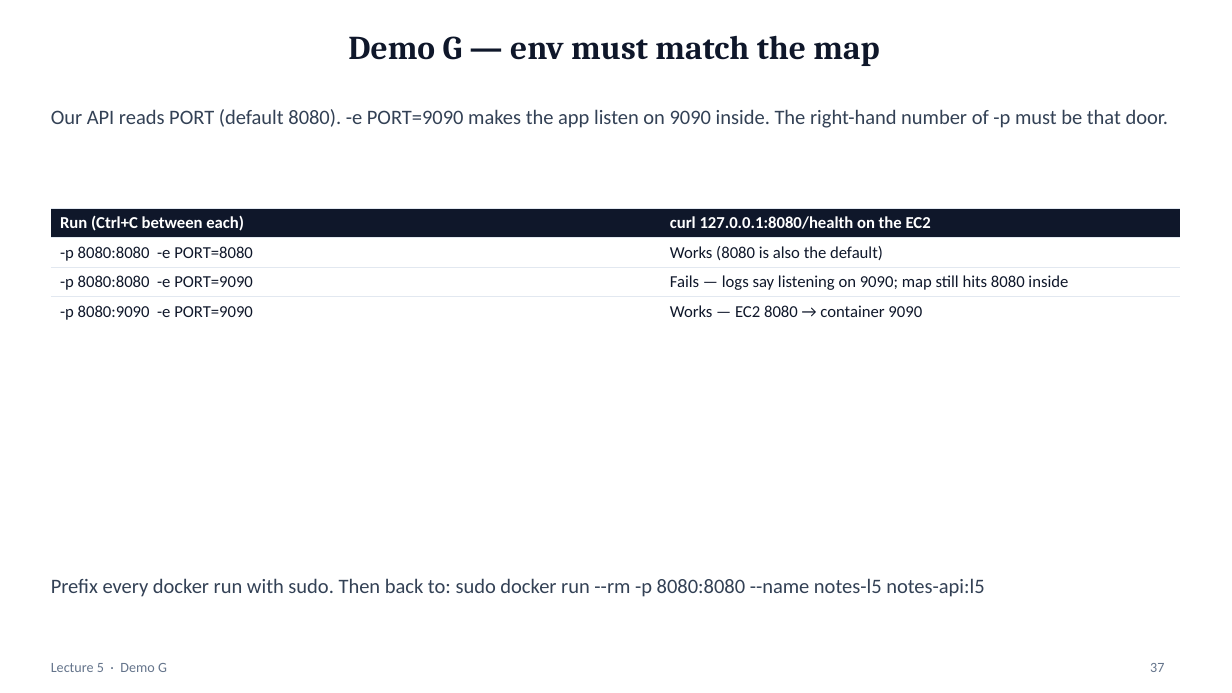
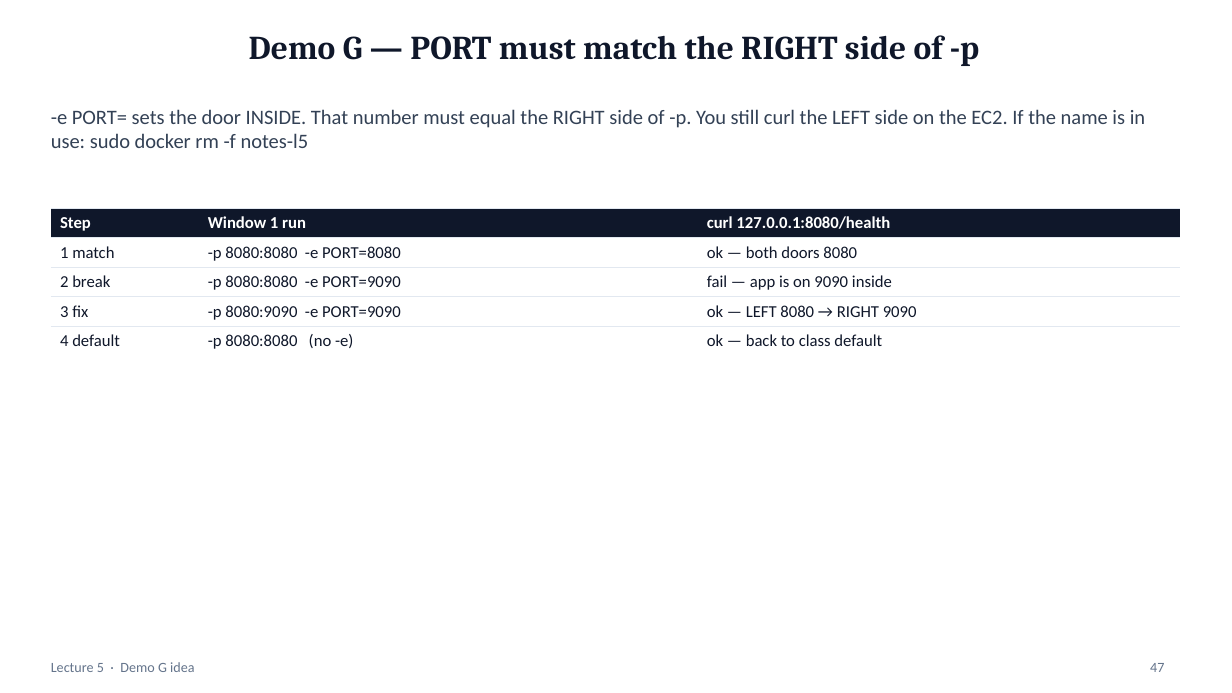
Before and after one commit to mayurb99/Devops_Beginners, a slide deck: slide 47 of lec-05/presentation/lec-05-docker.pptx (slide 37 before the commit). Drawn at 1232x693 pixels with LibreOffice and Linux fonts; fonts in the diff are those of the drawing. Boxes give left, top, right and bottom in pixels: in the first picture for what was removed or moved away, otherwise in the second. Text is boxed around its words. In the diff, an @@ line names an element or a change of style, - is before the commit and + after.

```diff
--- a/lec-05/presentation/lec-05-docker.pptx
+++ b/lec-05/presentation/lec-05-docker.pptx
@@ title at (249,35,979,66): text changed @@
-Demo G — env must match the map
+Demo G — PORT must match the RIGHT side of -p
@@ text at (51,109,1145,148): text changed @@
-Our API reads PORT (default 8080). -e PORT=9090 makes the app listen on 9090 inside. The right-hand number of -p must be that door.
+-e PORT= sets the door INSIDE. That number must equal the RIGHT side of -p. You still curl the LEFT side on the EC2. If the name is in use: sudo docker rm -f notes-l5
@@ table at (51,208,1180,353) @@
-Run (Ctrl+C between each) | curl 127.0.0.1:8080/health on the EC2
--p 8080:8080 -e PORT=8080 | Works (8080 is also the default)
--p 8080:8080 -e PORT=9090 | Fails — logs say listening on 9090; map still hits 8080 inside
--p 8080:9090 -e PORT=9090 | Works — EC2 8080 → container 9090
+Step | Window 1 run | curl 127.0.0.1:8080/health
+1 match | -p 8080:8080 -e PORT=8080 | ok — both doors 8080
+2 break | -p 8080:8080 -e PORT=9090 | fail — app is on 9090 inside
+3 fix | -p 8080:9090 -e PORT=9090 | ok — LEFT 8080 → RIGHT 9090
+4 default | -p 8080:8080 (no -e) | ok — back to class default
@@ text removed at (51,578,984,597) @@
-Prefix every docker run with sudo. Then back to: sudo docker run --rm -p 8080:8080 --name notes-l5 notes-api:l5
@@ text at (51,662,194,672): text changed @@
-Lecture 5 · Demo G
+Lecture 5 · Demo G idea
@@ page number at (1150,663,1164,672): text changed @@
-37
+47
```
Also in this commit, not shown: 3 other slides changed, 11 slides added.
